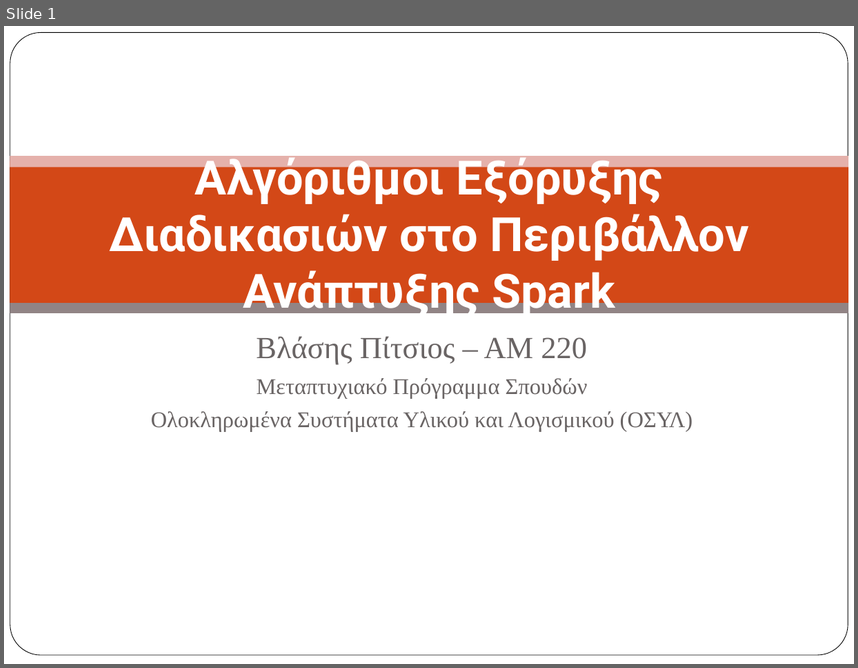
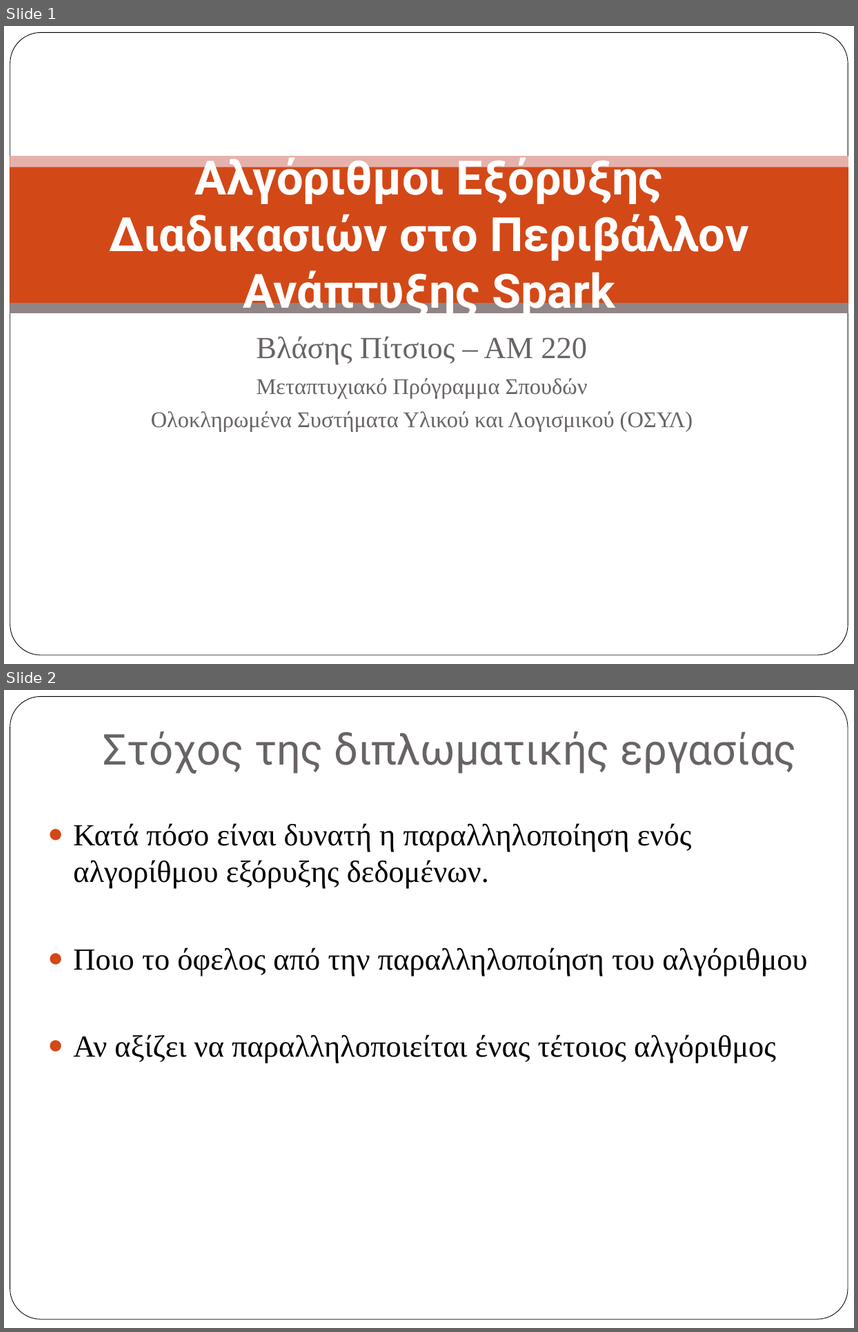
Before and after one commit to vlasisPit/alpha-algorithm-reports, a slide deck: excel/vlasisPitsios_masterThesis.pptx. Shown one above the other, each under a label of ours: slide 1 before the commit, slides 1 and 2 after it. The pictures are 858x668 and 858x1332 pixels, drawn with LibreOffice and Linux fonts; fonts in the diff are those of the drawing; background and template pictures are left out. Boxes give left, top, right and bottom in pixels: in the first picture for what was removed or moved away, otherwise in the second. Text is boxed around its words. In the diff, an @@ line names an element or a change of style, - is before the commit and + after.

```diff
--- a/excel/vlasisPitsios_masterThesis.pptx
+++ b/excel/vlasisPitsios_masterThesis.pptx
@@ slide 2 added at [4, 690, 854, 1328], background #FFFFFF; not listed: 1 template element that a slide beside it also shows @@
@@ title added at [103, 731, 797, 773], 36 pt, text #696464 @@
+Στόχος της διπλωματικής εργασίας
@@ text added at [73, 823, 807, 1063], 26 pt, text #000000 @@
+● Κατά πόσο είναι δυνατή η παραλληλοποίηση ενός αλγορίθμου εξόρυξης δεδομένων.
+● Ποιο το όφελος από την παραλληλοποίηση του αλγόριθμου
+● Αν αξίζει να παραλληλοποιείται ένας τέτοιος αλγόριθμος
```
Also in this commit, not shown: 18 slides changed, 2 other slides added, 1 other file.
